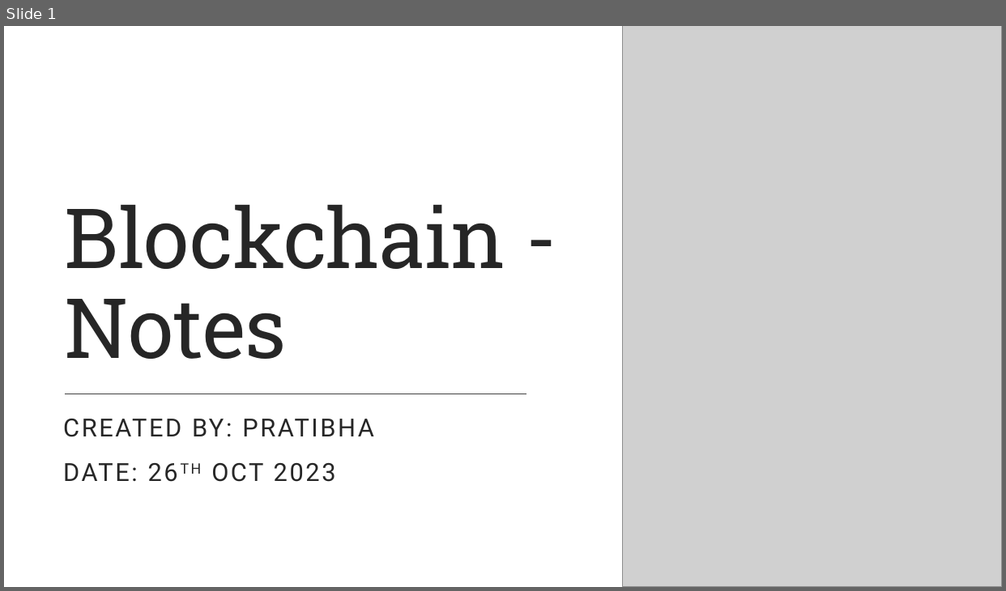
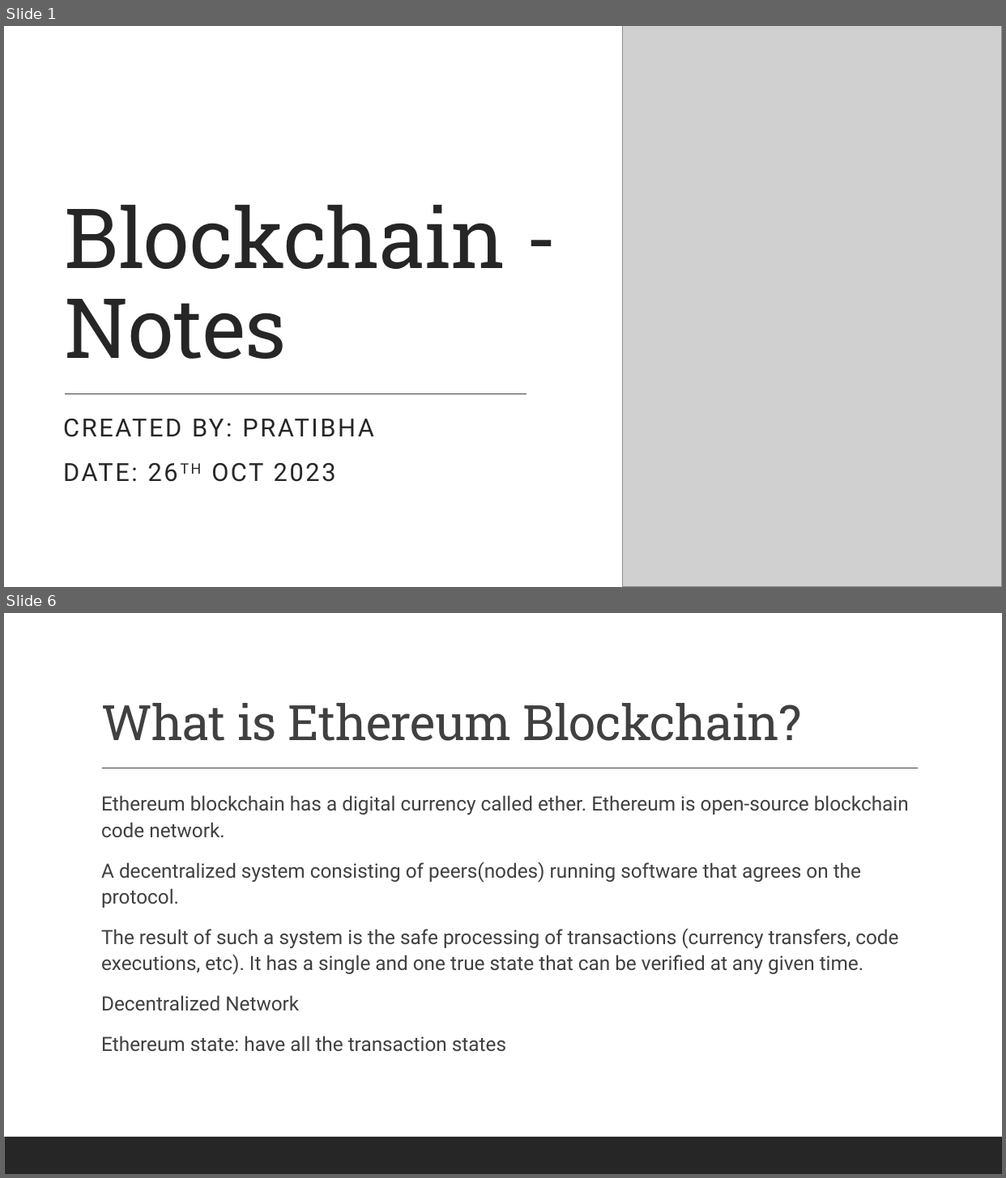
Before and after one commit to PratibhaRepos1/Blockchain, a slide deck: Blockchain-notes.pptx. Shown one above the other, each under a label of ours: slide 1 before the commit, slides 1 and 6 after it; the slides between them are not shown. The pictures are 1006x591 and 1006x1178 pixels, drawn with LibreOffice and Linux fonts; fonts in the diff are those of the drawing; grey boxes stand for pictures. Boxes give left, top, right and bottom in pixels: in the first picture for what was removed or moved away, otherwise in the second. Text is boxed around its words. In the diff, an @@ line names an element or a change of style, - is before the commit and + after.

```diff
--- a/Blockchain-notes.pptx
+++ b/Blockchain-notes.pptx
@@ slide 6 added at (4,613,1002,1174), background #FFFFFF; not listed: 1 template element that a slide beside it also shows @@
@@ title added at (101,703,802,741), 47 pt, text #404040 @@
+What is Ethereum Blockchain?
@@ line added from (102, 769) to (918, 769), #404040 1 pt @@
@@ text added at (101,795,909,1052), 19 pt, text #404040 @@
+  Ethereum blockchain has a digital currency called ether. Ethereum is open-source blockchain code network.
+  A decentralized system consisting of peers(nodes) running software that agrees on the protocol.
+  The result of such a system is the safe processing of transactions (currency transfers, code executions, etc). It has a single and one true state that can be verified at any given time.
+  Decentralized Network
+  Ethereum state: have all the transaction states
```
Also in this commit, not shown: 1 slide changed, 6 other slides added, 1 slide removed, 6 other files.
